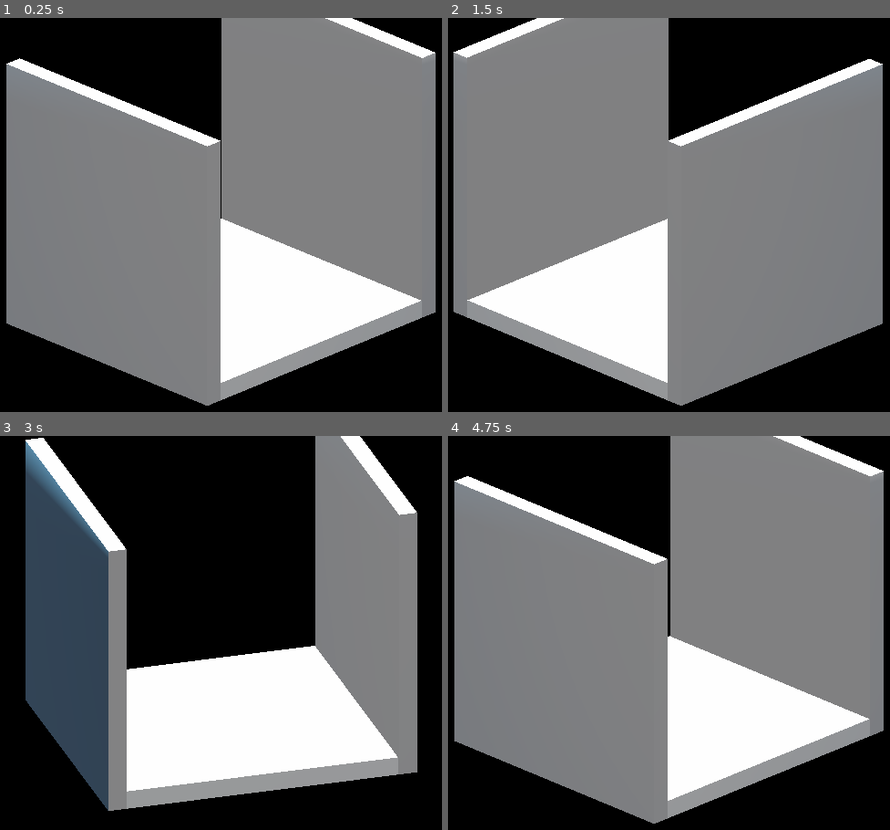
Above: before the commit, frames 1-4 (two rows, left to right).
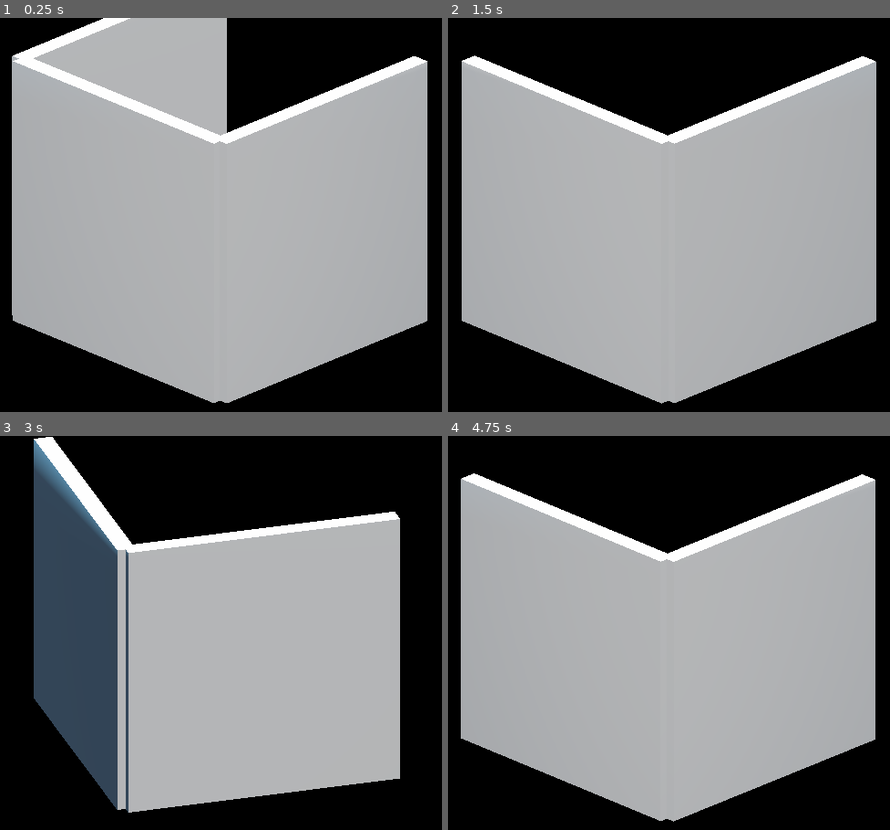
Above: after the commit, the same moments.

Repository: Mycelius/ghost-story
Game: Godot game, scene res://main-scene-walls.tscn
Two runs of this game, one before a commit and one after it. Both use one fixed random seed, a clock stepped at 60 frames per second and the inputs below. The project has no main scene, so this scene is started directly.
Inputs:
- Up to frame 1 (0.25 s): no input
- Up to frame 2 (1.5 s): tap Enter at 0.5 s; tap W (camera_left) at 0.6 s; tap X (camera_right) at 1.35 s
- Up to frame 3 (3 s): tap W (camera_left) at 2.1 s; tap X (camera_right) at 2.85 s
- Up to frame 4 (4.75 s): tap W (camera_left) at 3.6 s; tap X (camera_right) at 4.35 s

The runs differ from the first frame. In frame 1, 83% of the frame differs, in the area x 1-99%, y 0-99%; in frame 2, 75%; in frame 3, 54%; in frame 4, 75%.

Commit message:
test with walls

Diff:
--- a/Camera-test/camera_system/camera-system.gd
+++ b/Camera-test/camera_system/camera-system.gd
@@ -68,3 +68,5 @@
 			rotation_time += delta
 
 		pivot.rotate_object_local(Vector3(0,1,0), deg2rad((camera_rotation - laststep) * rotation_dir))
+	else:
+		pivot.transform = pivot.transform.orthonormalized()
--- /dev/null
+++ b/Camera-test/is_wall.gd
@@ -0,0 +1,17 @@
+extends Spatial
+
+var pivot
+
+func _ready():
+	pivot = get_parent().get_node("camera-system").get_node("pivot")
+
+func _process(delta):
+	if pivot != null:
+		transform = transform.orthonormalized()
+		pivot.transform = pivot.transform.orthonormalized()
+		var direction = transform.origin - pivot.transform.origin
+		print(direction.dot(pivot.transform.basis.z))
+		if direction.dot(pivot.transform.basis.z) > 0:
+			hide()
+		else:
+			show()
--- a/Camera-test/main-scene-walls.tscn
+++ b/Camera-test/main-scene-walls.tscn
@@ -77,7 +77,6 @@
 
 [node name="MeshInstance" type="MeshInstance" parent="." index="1"]
 
-editor/display_folded = true
 transform = Transform( 3, 0, 0, 0, 0.2, 0, 0, 0, 3, 0, 0.2, 0 )
 layers = 1
 material_override = null
@@ -109,10 +108,22 @@
 shape = SubResource( 3 )
 disabled = false
 
-[node name="wall1" parent="." index="2" instance=ExtResource( 2 )]
+[node name="Wall01" parent="." index="2" instance=ExtResource( 2 )]
 
-transform = Transform( -3, 0, -1.74846e-08, 0, 3, 0, 2.62268e-07, 0, -0.2, 0, 3, 3.22049 )
+transform = Transform( 1, 0, 0, 0, 1, 0, 0, 0, 1, 0, 0, -3 )
+_sections_unfolded = [ "Transform" ]
 
-[node name="wall2" parent="." index="3" instance=ExtResource( 2 )]
+[node name="Wall03" parent="." index="3" instance=ExtResource( 2 )]
 
-transform = Transform( 3, 0, 0, 0, 3, 0, 0, 0, 0.2, 0, 3, -3.19465 )
+transform = Transform( -4.37114e-08, 0, 1, 0, 1, 0, -1, 0, -4.37114e-08, -3, 0, -0.015009 )
+_sections_unfolded = [ "Transform" ]
+
+[node name="Wall04" parent="." index="4" instance=ExtResource( 2 )]
+
+transform = Transform( -4.37114e-08, 0, -1, 0, 1, 0, 1, 0, -4.37114e-08, 3, 0, -0.015009 )
+_sections_unfolded = [ "Transform" ]
+
+[node name="Wall02" parent="." index="5" instance=ExtResource( 2 )]
+
+transform = Transform( -1, 0, -8.74228e-08, 0, 1, 0, 8.74228e-08, 0, -1, 0, 0, 3 )
+_sections_unfolded = [ "Transform" ]
--- a/Camera-test/wall.tscn
+++ b/Camera-test/wall.tscn
@@ -1,14 +1,8 @@
-[gd_scene load_steps=3 format=2]
+[gd_scene load_steps=4 format=2]
 
-[sub_resource type="CubeMesh" id=1]
+[ext_resource path="res://is_wall.gd" type="Script" id=1]
 
-custom_aabb = AABB( 0, 0, 0, 0, 0, 0 )
-size = Vector3( 2, 2, 2 )
-subdivide_width = 0
-subdivide_height = 0
-subdivide_depth = 0
-
-[sub_resource type="SpatialMaterial" id=2]
+[sub_resource type="SpatialMaterial" id=1]
 
 render_priority = 0
 flags_transparent = false
@@ -31,7 +25,7 @@
 params_billboard_mode = 0
 params_grow = false
 params_use_alpha_scissor = false
-albedo_color = Color( 0.355469, 0.352602, 0.352602, 1 )
+albedo_color = Color( 0.5, 0.5, 0.5, 1 )
 metallic = 0.0
 metallic_specular = 0.5
 metallic_texture_channel = 0
@@ -60,7 +54,20 @@
 distance_fade_enable = false
 _sections_unfolded = [ "Albedo" ]
 
-[node name="MeshInstance" type="MeshInstance" index="0"]
+[sub_resource type="CubeMesh" id=2]
+
+material = SubResource( 1 )
+custom_aabb = AABB( 0, 0, 0, 0, 0, 0 )
+size = Vector3( 2, 2, 2 )
+subdivide_width = 0
+subdivide_height = 0
+subdivide_depth = 0
+
+[node name="wall" type="Spatial"]
+
+script = ExtResource( 1 )
+
+[node name="MeshInstance" type="MeshInstance" parent="." index="0"]
 
 transform = Transform( 3, 0, 0, 0, 3, 0, 0, 0, 0.2, 0, 3, 0 )
 layers = 1
@@ -72,7 +79,7 @@
 lod_min_hysteresis = 0.0
 lod_max_distance = 0.0
 lod_max_hysteresis = 0.0
-mesh = SubResource( 1 )
+mesh = SubResource( 2 )
 skeleton = NodePath("..")
-material/0 = SubResource( 2 )
-_sections_unfolded = [ "Visibility", "material" ]
+material/0 = null
+_sections_unfolded = [ "Transform" ]
